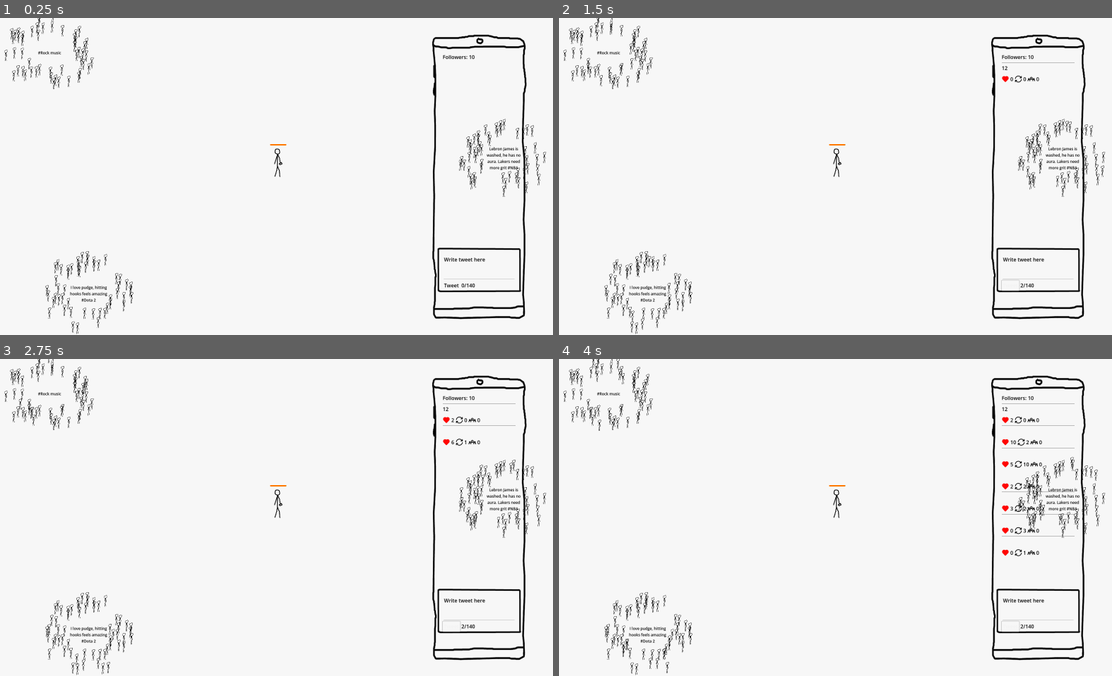
Above: before the commit, frames 1-4 (two rows, left to right).
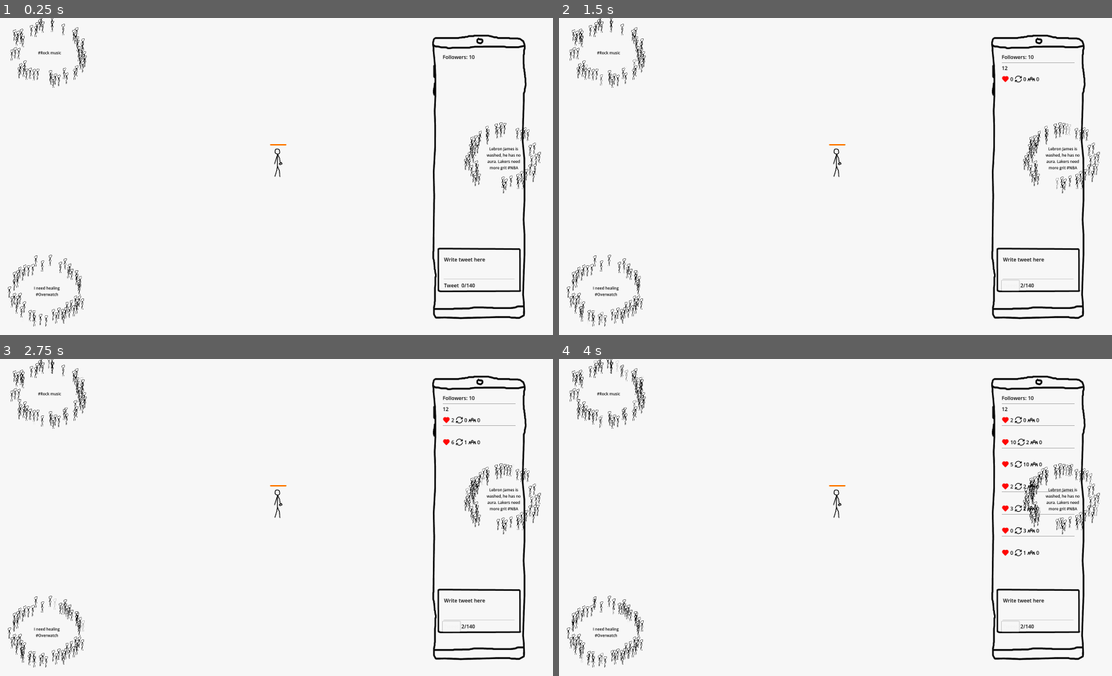
Above: after the commit, the same moments.

Repository: loiveli/FGJ2025
Game: Godot game, scene res://Root.tscn
The game is run twice, just before and just after one commit, with the same random seed, the same clock (stepped at 60 frames per second) and the same inputs.
Inputs (mouse positions are in pixels of both pictures, inside the frame that each line leads up to):
- Up to frame 1 (0.25 s): no input
- Up to frame 2 (1.5 s): click (1040, 265) at 0.52 s; type "12" at 0.6 s; click "Tweet" at 1.25 s
- Up to frame 3 (2.75 s): click "Tweet" at 2 s
- Up to frame 4 (4 s): click "Tweet" at 2.75 s; tap Enter at 3.5, 3.6 s

The runs differ from the first frame. In frame 1, 2.6% of the frame differs, in the area x 0-99%, y 0-100%; in frame 2, 2.8%; in frame 3, 3.0%; in frame 4, 3.1%.
Error in both runs: Invalid access of index '0' on a base object of type: 'Array'. (res://tweet_list.gd:24)

Commit message:
Added fading of people and updates to the bubbles

Diff:
--- a/Root.tscn
+++ b/Root.tscn
@@ -147,11 +147,12 @@
 shape = SubResource("CapsuleShape2D_mdbvw")
 
 [node name="FinlandBubble" parent="." instance=ExtResource("4_1fda2")]
-position = Vector2(-87, 1252)
+position = Vector2(-215, 611)
 topic = "Overwatch"
+tweets = Array[String](["I need healing"])
 
 [node name="AIBubble" parent="." instance=ExtResource("4_1fda2")]
-position = Vector2(-83, 619)
+position = Vector2(-398, 1964)
 topic = "Dota 2"
 tweets = Array[String](["I love pudge, hitting hooks feels amazing"])
 
--- a/bubble.gd
+++ b/bubble.gd
@@ -8,8 +8,8 @@
 		scale = Vector2(1 + (followers / 20.0), 1 + (followers / 20.0))
 
 # Limits of where people spawn around the bubble
-var min_person_distance = 60
-var max_person_distance = 120
+var min_person_distance = 75
+var max_person_distance = 100
 var bubble: String
 @export var topic: String
 @export var tweets: Array[String]
--- a/people/temporary_person.gd
+++ b/people/temporary_person.gd
@@ -1,9 +1,10 @@
 extends RigidBody2D
+
+@export var personAnimation: AnimationPlayer
 
 func _ready():
 	var timer := Timer.new()
-
-	var timer_mean = 2
+	var timer_mean = 5
 	var timer_delta = randf_range(-1, 1)
 
 	timer.wait_time = timer_mean + timer_delta
@@ -13,5 +14,6 @@
 	timer.connect("timeout", Callable(self, "_on_death_timer_timeout"))
 	timer.start()
 
+
 func _on_death_timer_timeout():
 	queue_free()
--- a/people/temporary_person.tscn
+++ b/people/temporary_person.tscn
@@ -1,7 +1,44 @@
-[gd_scene load_steps=3 format=3 uid="uid://d0hqc840v44i1"]
+[gd_scene load_steps=6 format=3 uid="uid://d0hqc840v44i1"]
 
 [ext_resource type="Script" path="res://people/temporary_person.gd" id="1_pp8di"]
 [ext_resource type="Texture2D" uid="uid://f023arbjrx7d" path="res://assets/alien.png" id="2_uk4uj"]
+
+[sub_resource type="Animation" id="Animation_vxx04"]
+resource_name = "PersonFade"
+length = 4.0
+tracks/0/type = "value"
+tracks/0/imported = false
+tracks/0/enabled = true
+tracks/0/path = NodePath("Sprite2D:modulate")
+tracks/0/interp = 1
+tracks/0/loop_wrap = true
+tracks/0/keys = {
+"times": PackedFloat32Array(0, 1.5, 3, 4),
+"transitions": PackedFloat32Array(1, 1, 1, 1),
+"update": 0,
+"values": [Color(1, 1, 1, 0), Color(1, 1, 1, 1), Color(1, 1, 1, 1), Color(1, 1, 1, 0)]
+}
+
+[sub_resource type="Animation" id="Animation_vey5u"]
+length = 0.001
+tracks/0/type = "value"
+tracks/0/imported = false
+tracks/0/enabled = true
+tracks/0/path = NodePath("Sprite2D:modulate")
+tracks/0/interp = 1
+tracks/0/loop_wrap = true
+tracks/0/keys = {
+"times": PackedFloat32Array(0),
+"transitions": PackedFloat32Array(1),
+"update": 0,
+"values": [Color(1, 1, 1, 1)]
+}
+
+[sub_resource type="AnimationLibrary" id="AnimationLibrary_62aak"]
+_data = {
+"PersonFade": SubResource("Animation_vxx04"),
+"RESET": SubResource("Animation_vey5u")
+}
 
 [node name="TemporaryPerson" type="RigidBody2D"]
 collision_layer = 2
@@ -12,3 +49,9 @@
 [node name="Sprite2D" type="Sprite2D" parent="."]
 scale = Vector2(0.1, 0.1)
 texture = ExtResource("2_uk4uj")
+
+[node name="AnimationPlayer" type="AnimationPlayer" parent="."]
+libraries = {
+"": SubResource("AnimationLibrary_62aak")
+}
+autoplay = "PersonFade"
